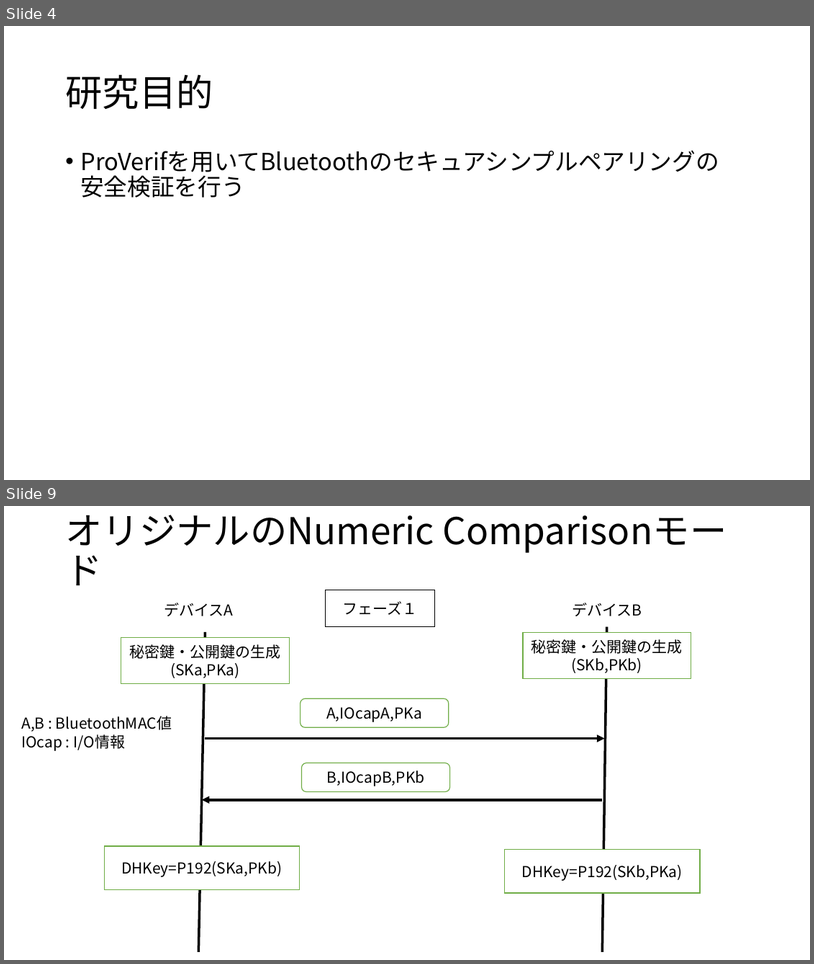
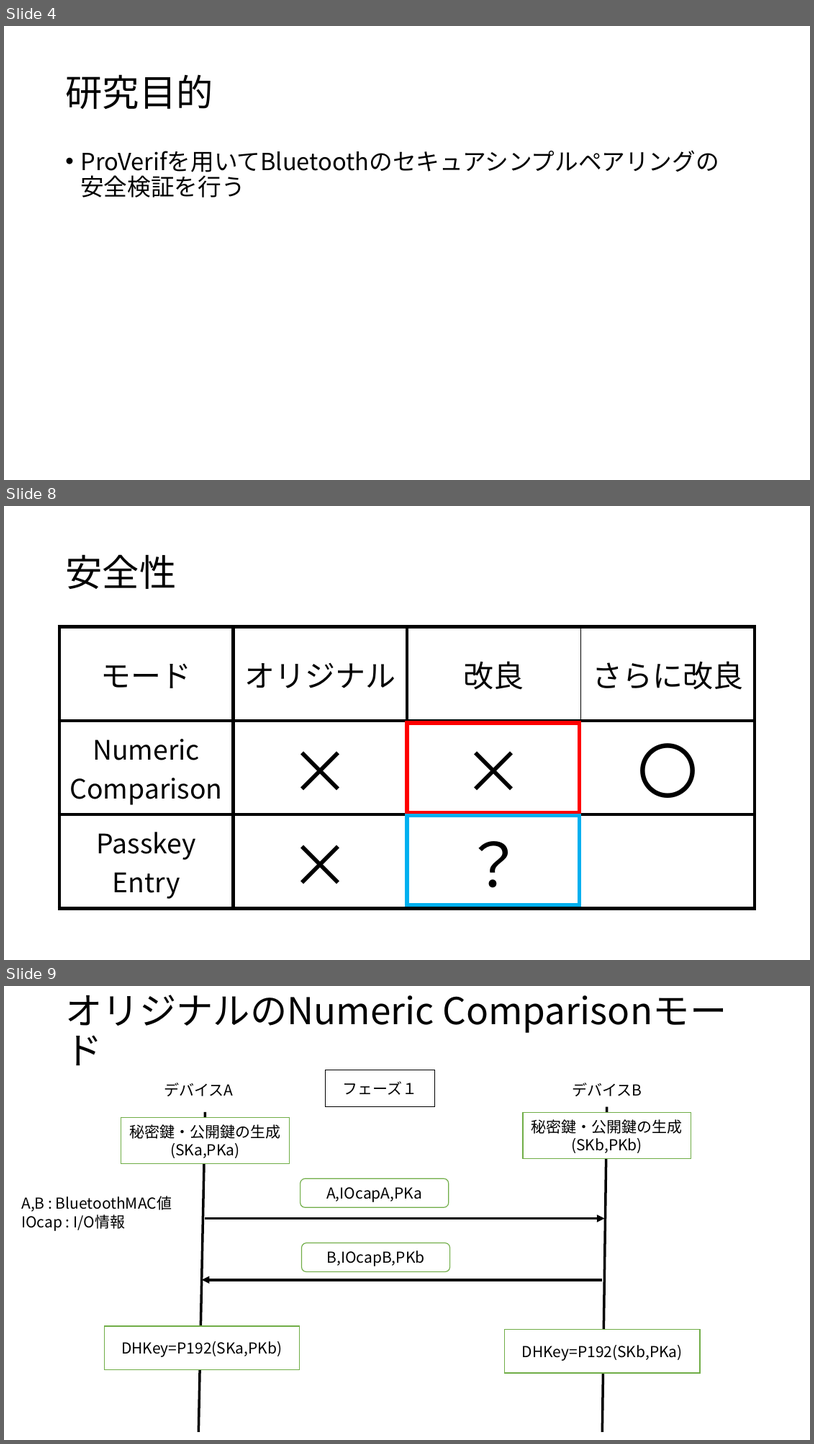
Before and after one commit to kyuto07/sotsuken, a slide deck: 発表資料_218K6023_河合悠斗.pptx. Shown one above the other, each under a label of ours: slides 4 and 9 before the commit, slides 4, 8 and 9 after it; the slides between them are not shown. The pictures are 814x964 and 814x1444 pixels, drawn with LibreOffice and Linux fonts; fonts in the diff are those of the drawing. Boxes give left, top, right and bottom in pixels: in the first picture for what was removed or moved away, otherwise in the second. Text is boxed around its words. In the diff, an @@ line names an element or a change of style, - is before the commit and + after.

```diff
--- a/発表資料_218K6023_河合悠斗.pptx
+++ b/発表資料_218K6023_河合悠斗.pptx
@@ slide 8 added at (x1=4, y1=506, x2=810, y2=960), background #FFFFFF @@
@@ title added at (x1=65, y1=554, x2=176, y2=589), 44 pt, text #000000 @@
+安全性
@@ table added at (x1=59, y1=627, x2=756, y2=908), 3 rows, 4 columns @@
+モード | オリジナル | 改良 | さらに改良
+Numeric Comparison | × | × | 〇
+Passkey Entry | × | ？ | 
@@ rectangle added at (x1=407, y1=723, x2=580, y2=812), outline #FF0000 4.5 pt @@
@@ rectangle added at (x1=407, y1=815, x2=580, y2=905), outline #00B0F0 4.5 pt @@
```
Also in this commit, not shown: 6 slides changed, 1 slide removed.
